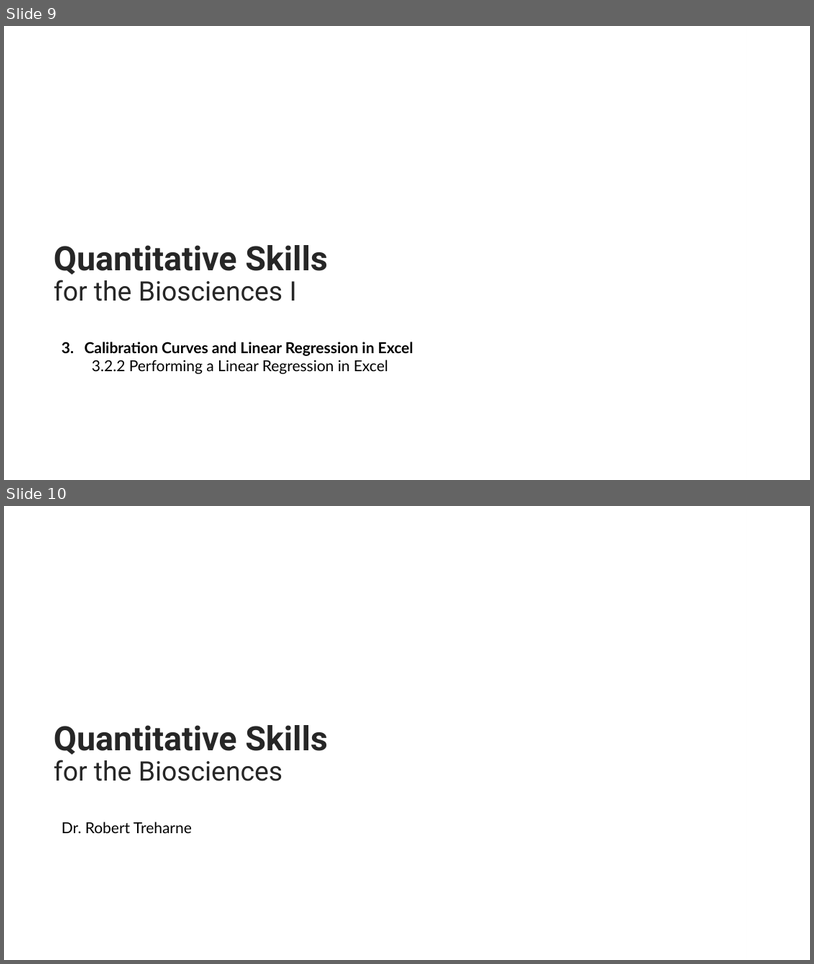
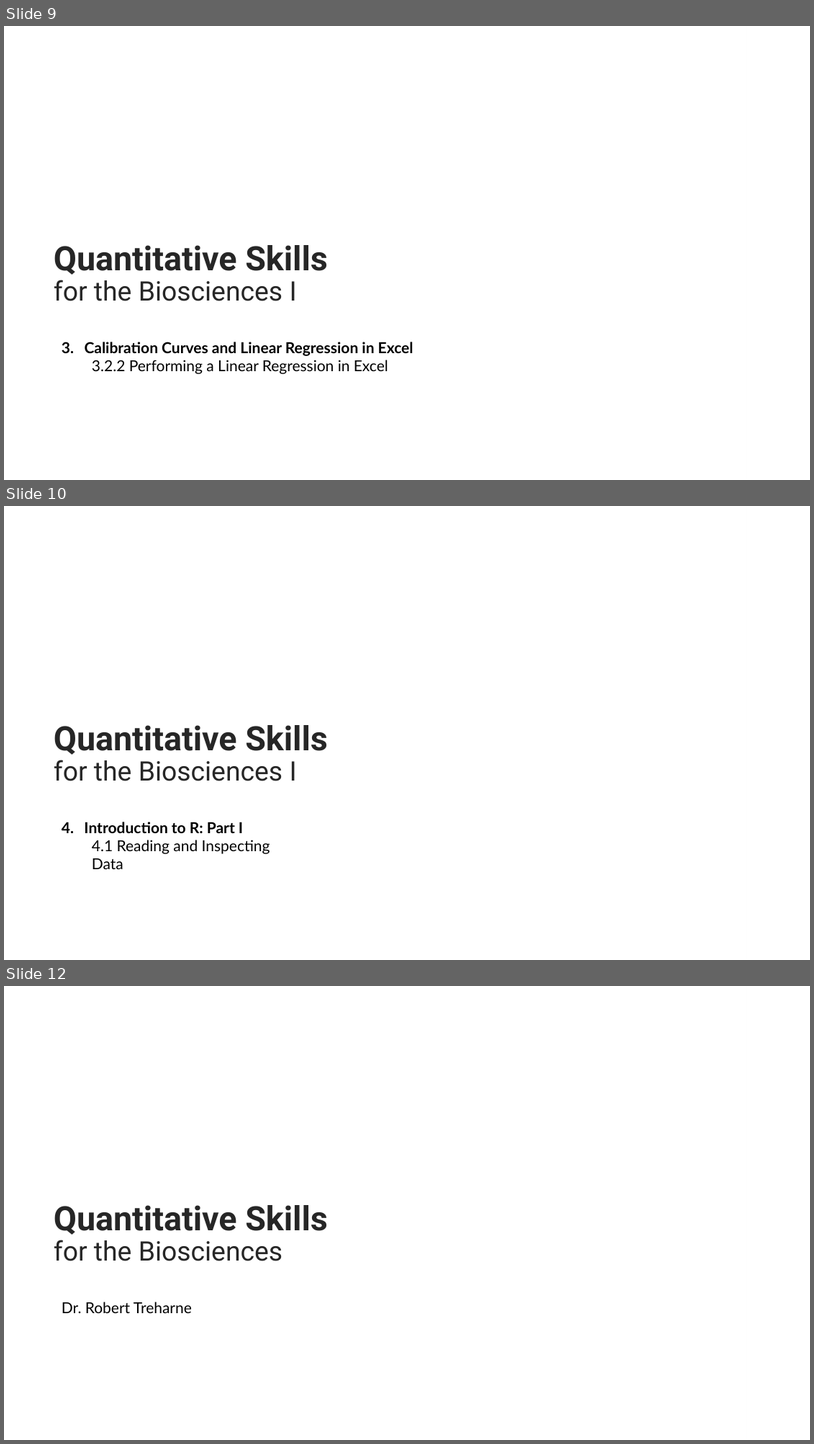
Before and after one commit to rtreharne/qs, a slide deck: pptx/Quantitative Skills for the Biosciences I.pptx. Shown one above the other, each under a label of ours: slides 9 and 10 before the commit, slides 9, 10 and 12 after it; the slides between them are not shown. The pictures are 814x964 and 814x1444 pixels, drawn with LibreOffice and Linux fonts; fonts in the diff are those of the drawing; background and template pictures are left out. Boxes give left, top, right and bottom in pixels: in the first picture for what was removed or moved away, otherwise in the second. Text is boxed around its words. In the diff, an @@ line names an element or a change of style, - is before the commit and + after.

```diff
--- a/pptx/Quantitative Skills for the Biosciences I.pptx
+++ b/pptx/Quantitative Skills for the Biosciences I.pptx
@@ slide 10 added at (4,506,810,960), background picture (left out) @@
@@ rectangle added at (24,506,810,960), fill gradient #FFFFFF @@
@@ title added at (54,725,328,781), 40 pt, text #262626, bold @@
+Quantitative Skills for the Biosciences I
@@ text added at (84,821,270,869), 18 pt, text #000000 @@
+4. Introduction to R: Part I
+  4.1 Reading and Inspecting Data
@@ what was slide 10 is now slide 12 @@
```
Also in this commit, not shown: 1 other slide added, 3 other files.
